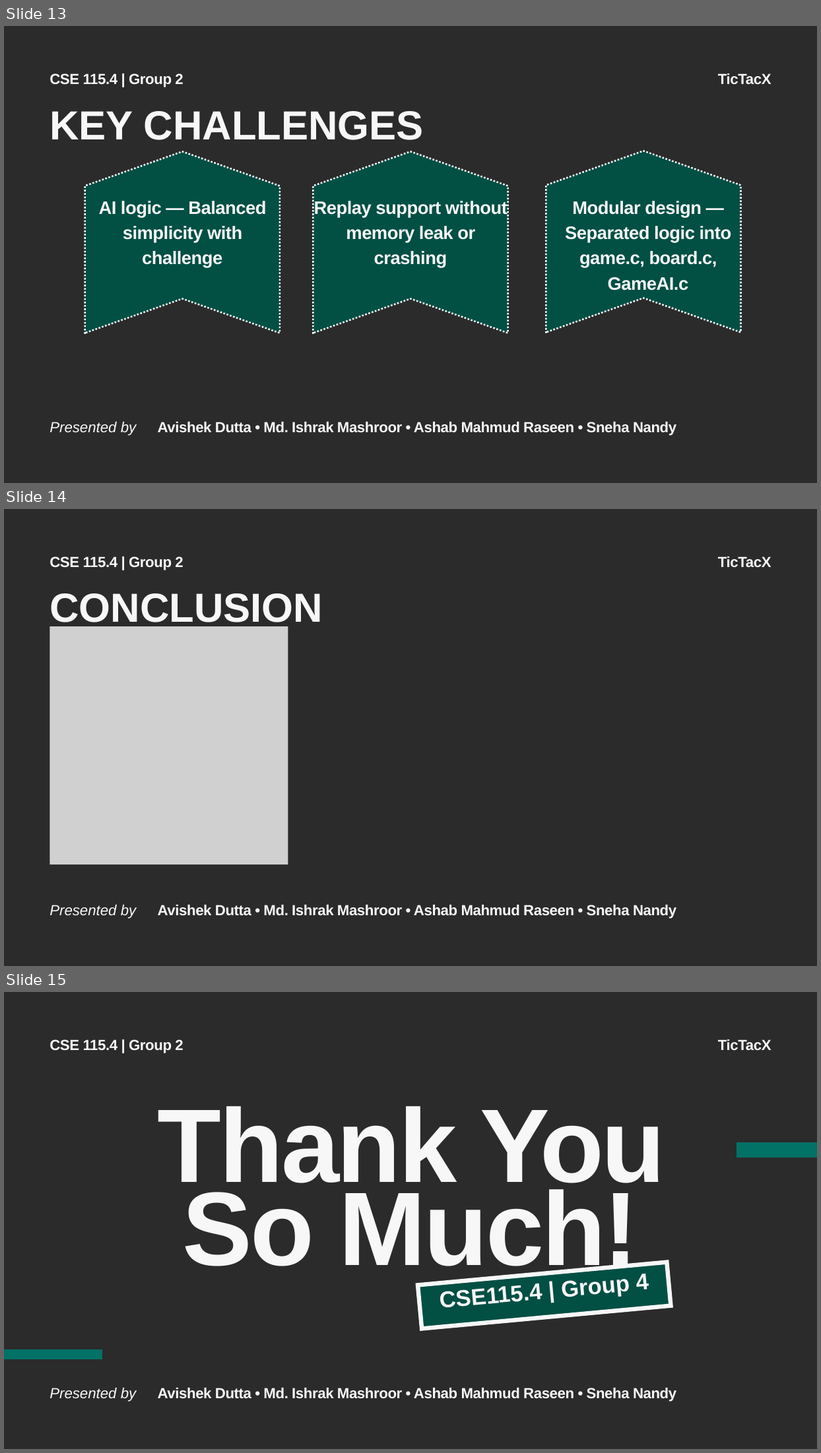
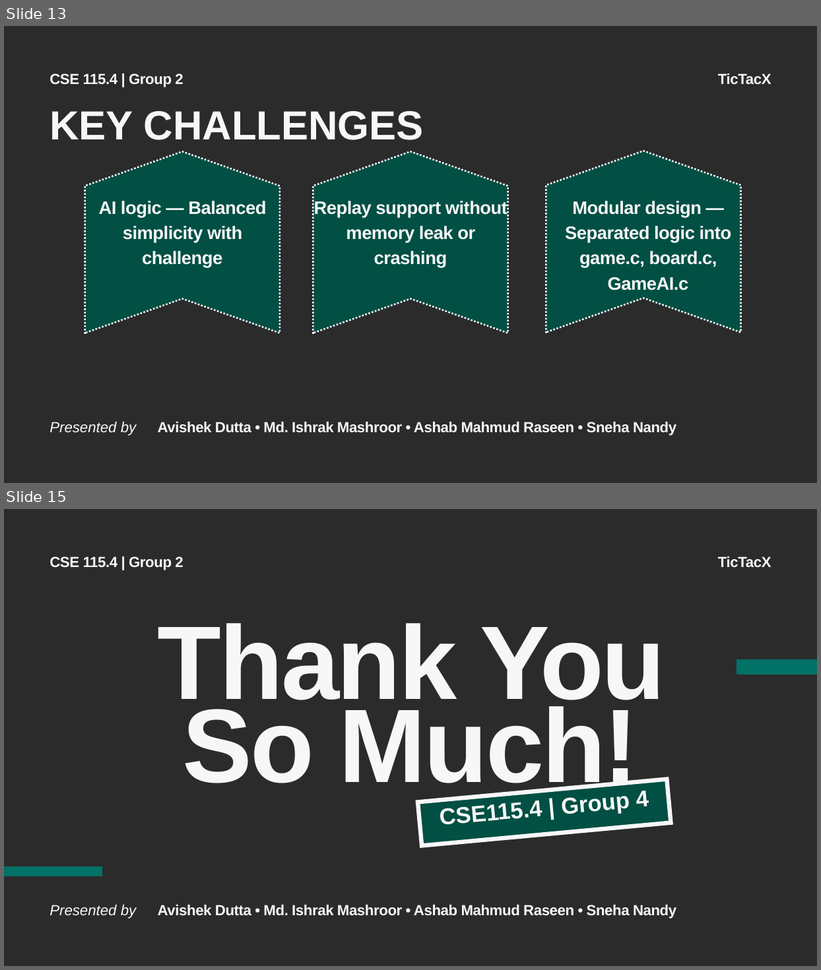
Before and after one commit to tyroruyk/tictacx, a slide deck: others/TicTacX.pptx. Shown one above the other, each under a label of ours: slides 13, 14 and 15 before the commit, slides 13 and 15 after it; the slides between them are not shown. The pictures are 821x1453 and 821x970 pixels, drawn with LibreOffice and Linux fonts; fonts in the diff are those of the drawing; grey boxes stand for pictures; background and template pictures are left out; a plain dark background stands for a picture behind light text. Boxes give left, top, right and bottom in pixels: in the first picture for what was removed or moved away, otherwise in the second. Text is boxed around its words. In the diff, an @@ line names an element or a change of style, - is before the commit and + after.

```diff
--- a/others/TicTacX.pptx
+++ b/others/TicTacX.pptx
@@ slide 14 removed at box(4, 509, 817, 966), background picture (left out); not listed: 2 template elements that a slide beside it also shows @@
@@ text removed at box(718, 557, 772, 567) @@
-TicTacX
@@ text removed at box(50, 593, 323, 630) @@
-CONCLUSION
@@ picture removed at box(50, 626, 288, 865) @@
@@ text removed at box(158, 905, 677, 919) @@
-Avishek Dutta • Md. Ishrak Mashroor • Ashab Mahmud Raseen • Sneha Nandy
```
Also in this commit, not shown: 2 slides changed, 2 slides added, 1 other slide removed.
